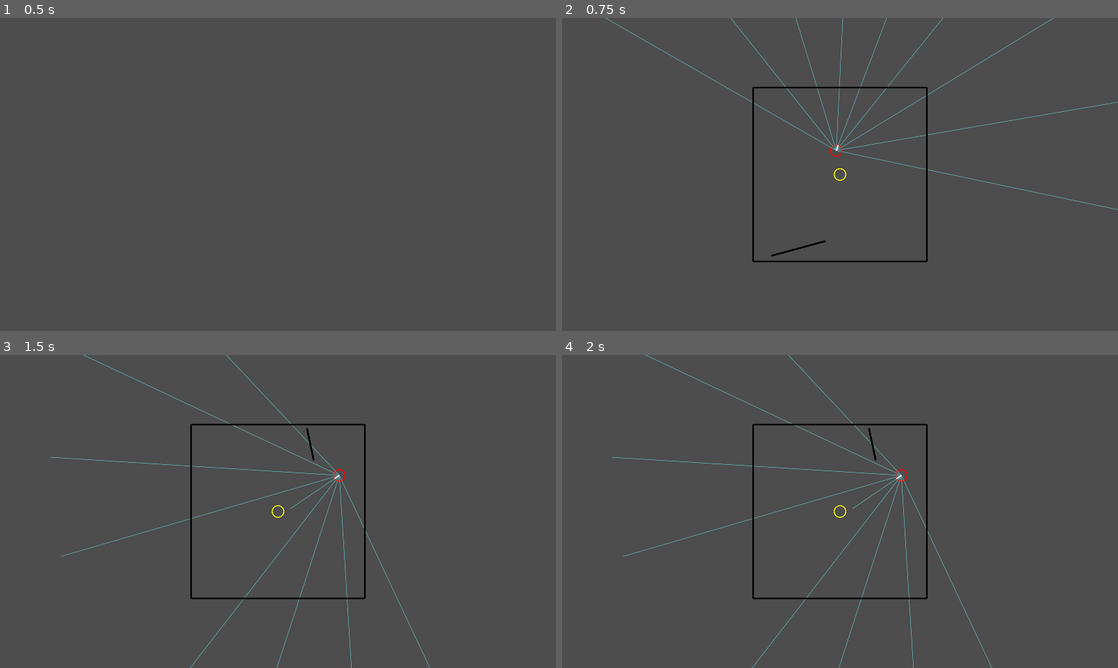
Above: before the commit, frames 1-4 (two rows, left to right).
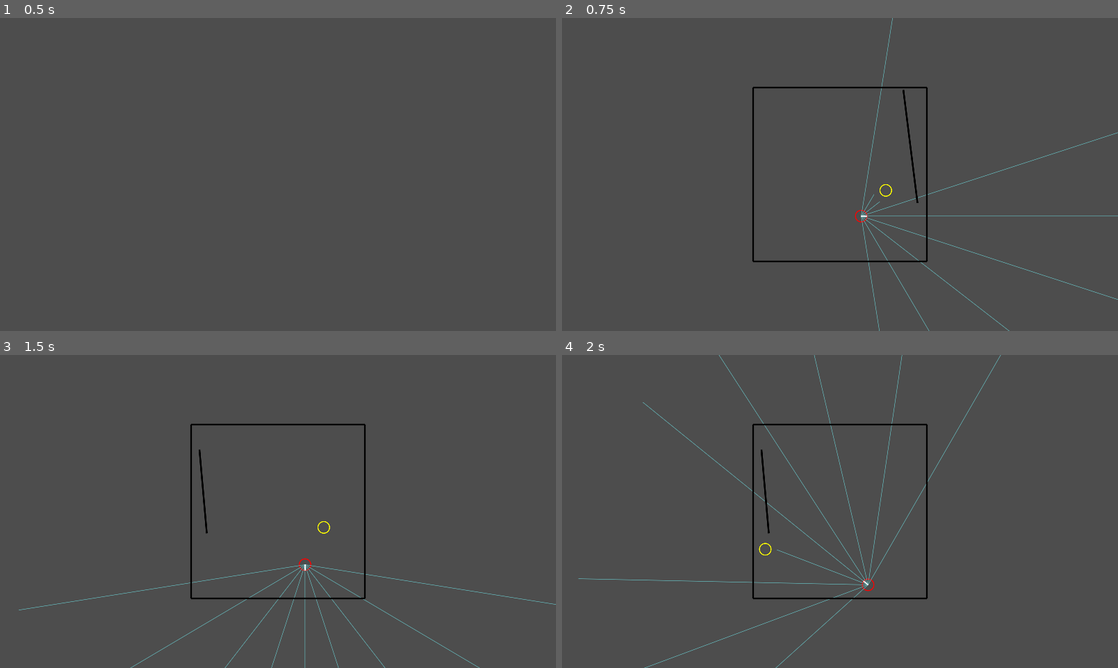
Above: after the commit, the same moments.

Repository: stokatyan/godot-ai
Game: Godot game, scene res://FindCoinGame/FCGEnv.tscn
Two runs of this game, one before a commit and one after it. Both use one fixed random seed, a clock stepped at 60 frames per second and the inputs below.
Inputs:
- Up to frame 1 (0.5 s): no input
- Up to frame 2 (0.75 s): tap Enter at 0.5 s; hold D from 0.53 s (still down); hold Enter from 0.53 s (still down)
- Up to frame 3 (1.5 s): tap Space at 1.25 s; release D at 1.28 s; release Enter at 1.28 s; hold S from 1.28 s (still down); tap N at 1.35 s
- Up to frame 4 (2 s): keep holding S

Frame 1 is identical in both runs. In frame 2, 1.8% of the frame differs, in the area x 7-100%, y 0-100%; in frame 3, 1.8%; in frame 4, 2.0%, in the area x 2-79%, y 0-100%.
Error in both runs: Cannot call method 'poll' on a null value. (res://AI/AIServerTCP.gd:40)

Commit message:
account for target in randomization

Diff:
--- a/godot-ai-client/FindCoinGame/FCGSimulation.gd
+++ b/godot-ai-client/FindCoinGame/FCGSimulation.gd
@@ -100,22 +100,42 @@
 		p_hero = Vector2(randf_range(-max_p , max_p), randf_range(-max_p , max_p))
 		var t_hero = Transform2D(0, p_hero)
 
+		p_target = Vector2(randf_range(-max_p , max_p), randf_range(-max_p , max_p))
+		var t_target = Transform2D(0, p_target)
+
 		var temp_hero_body = PhysicsServer2D.body_create()
 		var temp_hero_shape = PhysicsServer2D.circle_shape_create()
 		PhysicsServer2D.shape_set_data(temp_hero_shape, _hero._radius)
 		PhysicsServer2D.body_add_shape(temp_hero_body, temp_hero_shape)
 		PhysicsServer2D.body_set_state(temp_hero_body, PhysicsServer2D.BODY_STATE_TRANSFORM, t_hero)
 		PhysicsServer2D.body_set_space(temp_hero_body, _physics_space)
+		PhysicsServer2D.body_set_collision_layer(temp_hero_body, _hero_layer)
+
+		var temp_target_body = PhysicsServer2D.body_create()
+		var temp_target_shape = PhysicsServer2D.circle_shape_create()
+		PhysicsServer2D.shape_set_data(temp_target_shape, _target._radius)
+		PhysicsServer2D.body_add_shape(temp_target_body, temp_target_shape)
+		PhysicsServer2D.body_set_state(temp_target_body, PhysicsServer2D.BODY_STATE_TRANSFORM, t_target)
+		PhysicsServer2D.body_set_space(temp_target_body, _physics_space)
+		PhysicsServer2D.body_set_collision_layer(temp_target_body, _target_layer)
 
 		var direct_state = PhysicsServer2D.space_get_direct_state(_physics_space)
 		var query = PhysicsShapeQueryParameters2D.new()
+		query.margin = _wall_thickness * 2
 		query.shape_rid = temp_hero_shape
 		query.transform = t_hero
+		query.collision_mask = _wall_layer | _target_layer
+		var result = direct_state.collide_shape(query, 1)
+
+		query.shape_rid = temp_target_shape
+		query.transform = t_target
 		query.collision_mask = _wall_layer
-		var result = direct_state.collide_shape(query, 1)
+		result += direct_state.collide_shape(query, 1)
 
 		PhysicsServer2D.free_rid(temp_hero_shape)
 		PhysicsServer2D.free_rid(temp_hero_body)
+		PhysicsServer2D.free_rid(temp_target_shape)
+		PhysicsServer2D.free_rid(temp_target_body)
 
 		if result.is_empty():
 			break
